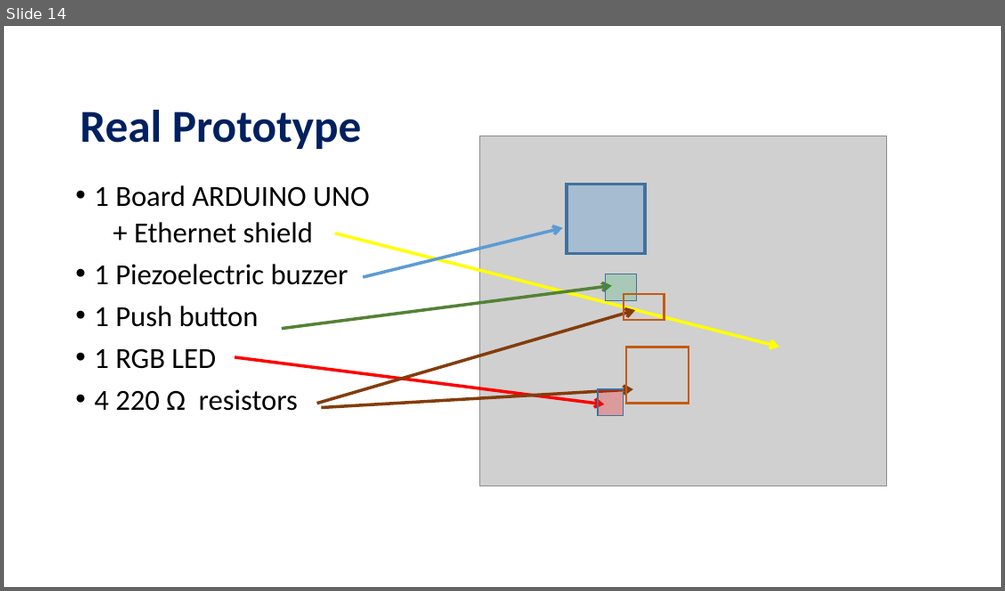
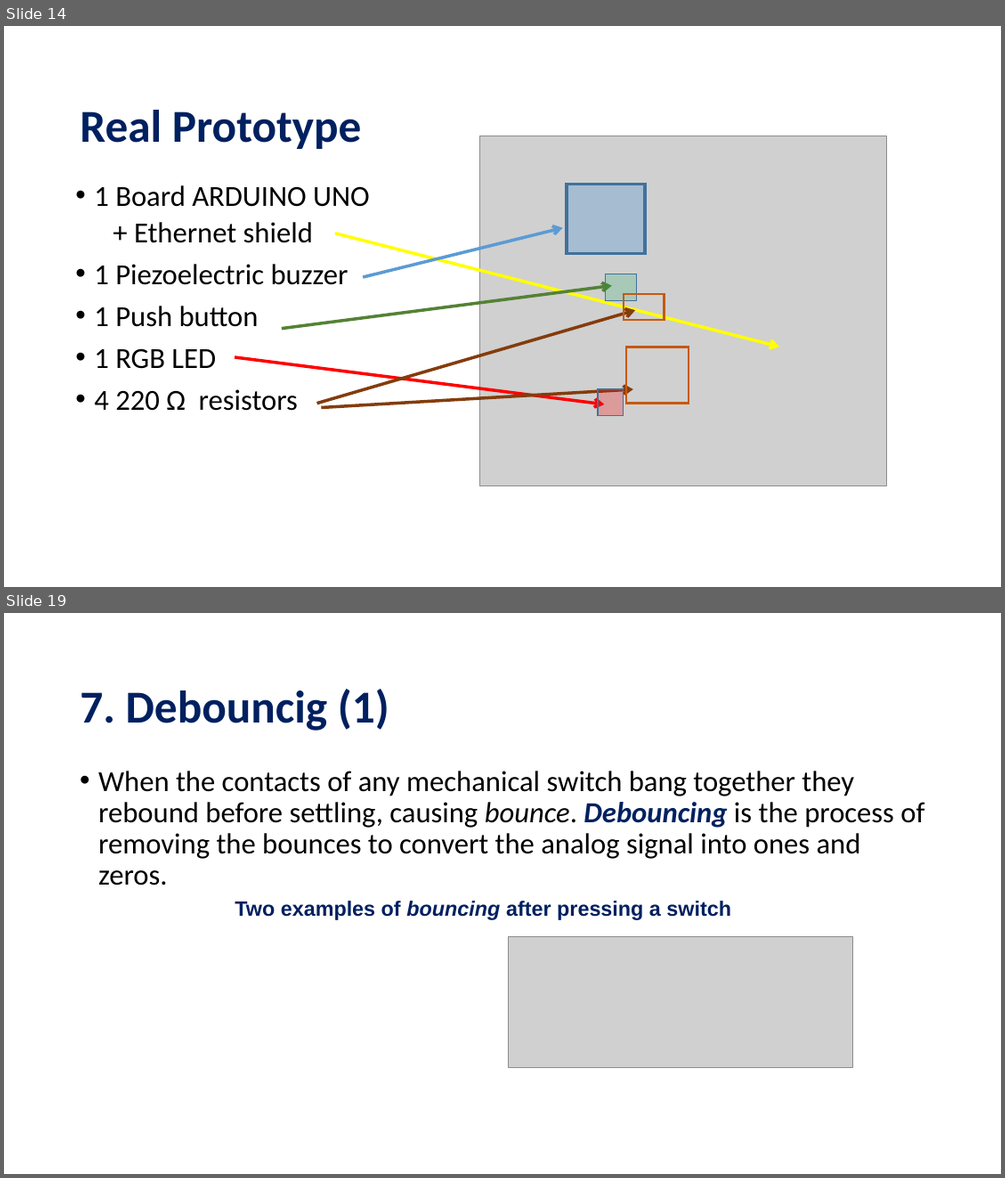
Before and after one commit to FlorLoreto/Projects, a slide deck: The Internet of Things.ppt. Shown one above the other, each under a label of ours: slide 14 before the commit, slides 14 and 19 after it; the slides between them are not shown. The pictures are 1005x591 and 1005x1178 pixels, drawn with LibreOffice and Linux fonts; fonts in the diff are those of the drawing; grey boxes stand for pictures; background and template pictures are left out. Boxes give left, top, right and bottom in pixels: in the first picture for what was removed or moved away, otherwise in the second. Text is boxed around its words. In the diff, an @@ line names an element or a change of style, - is before the commit and + after.

```diff
--- a/The Internet of Things.ppt
+++ b/The Internet of Things.ppt
@@ slide 19 added at (x1=4, y1=613, x2=1001, y2=1174), background #FFFFFF @@
@@ title added at (x1=80, y1=689, x2=389, y2=730), 44 pt, text #002060, bold @@
+7. Debouncig (1)
@@ text added at (x1=98, y1=771, x2=924, y2=885), 28 pt, text #000000 @@
+• When the contacts of any mechanical switch bang together they rebound before settling, causing bounce. Debouncing is the process of removing the bounces to convert the analog signal into ones and zeros.
@@ text added at (x1=235, y1=900, x2=731, y2=920), 20 pt, text #002060, bold @@
+Two examples of bouncing after pressing a switch
@@ picture added at (x1=509, y1=936, x2=852, y2=1067) @@
```
Also in this commit, not shown: 2 slides changed, 6 other slides added, 1 slide removed, 18 other files.
